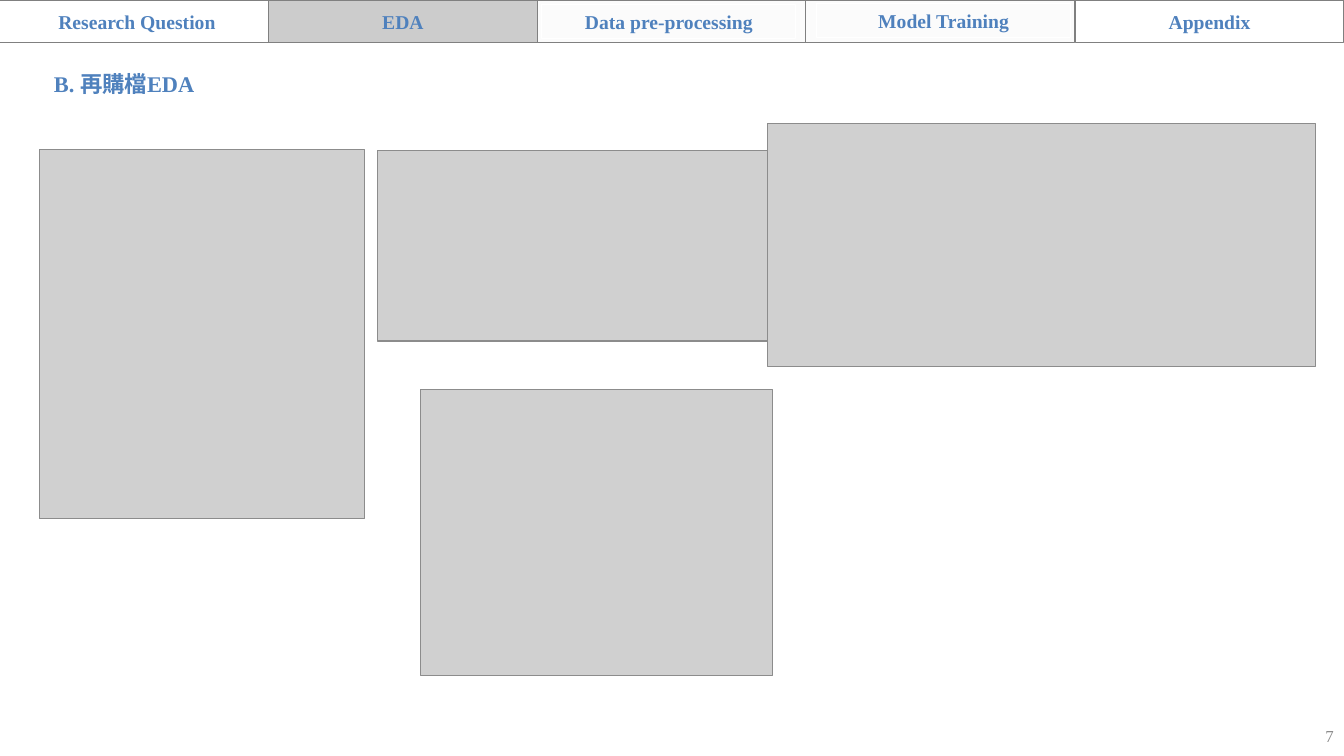
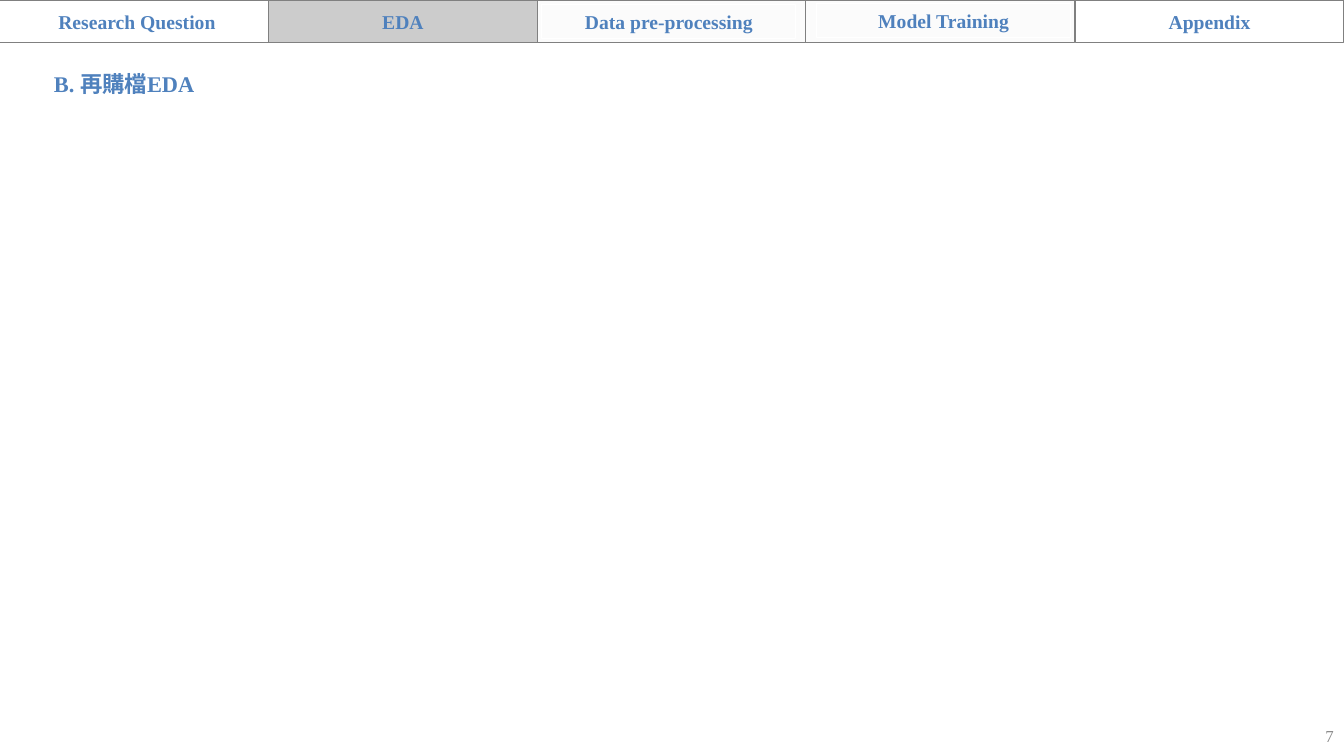
Before and after one commit to teemoteemo0318/nanshan, a slide deck: slide 7 of 南山_題目一_組別二.pptx. Drawn at 1344x756 pixels with LibreOffice and Linux fonts; fonts in the diff are those of the drawing; grey boxes stand for pictures; background and template pictures are left out. Boxes give left, top, right and bottom in pixels: in the first picture for what was removed or moved away, otherwise in the second. Text is boxed around its words. In the diff, an @@ line names an element or a change of style, - is before the commit and + after.

```diff
--- a/南山_題目一_組別二.pptx
+++ b/南山_題目一_組別二.pptx
@@ picture removed at bbox=[39, 149, 365, 519] @@
@@ picture removed at bbox=[767, 124, 1316, 367] @@
@@ picture removed at bbox=[377, 150, 817, 341] @@
@@ picture removed at bbox=[421, 389, 773, 675] @@
```
Also in this commit, not shown: 3 other slides changed, 5 slides added, 3 other files.
